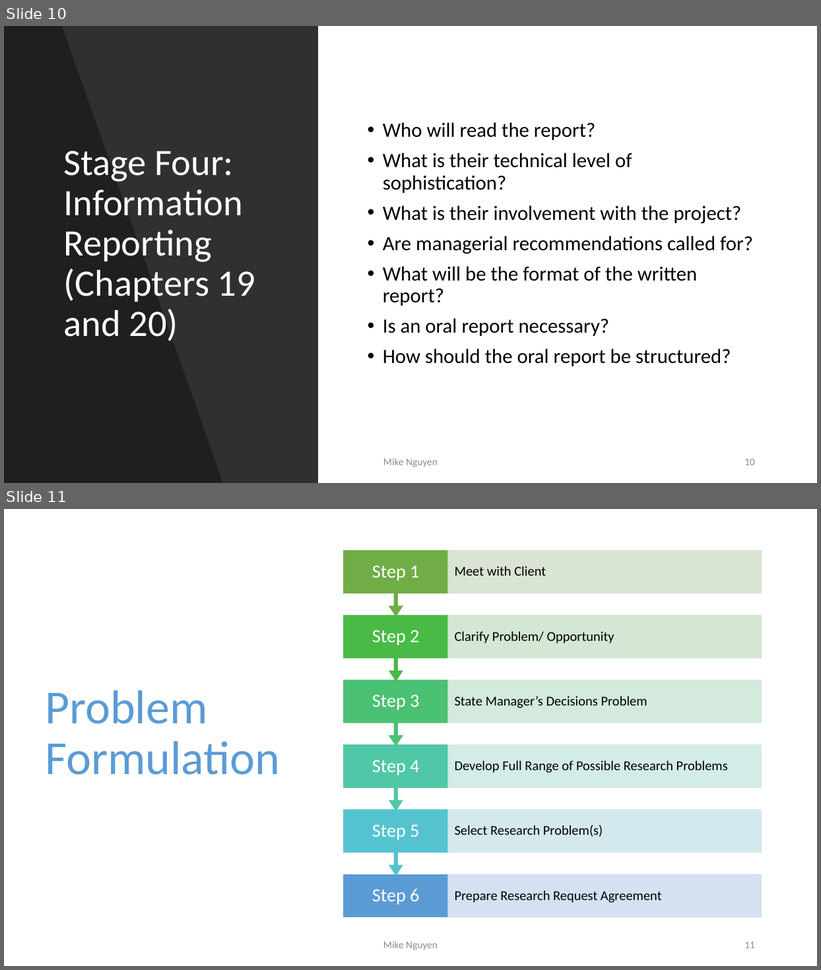
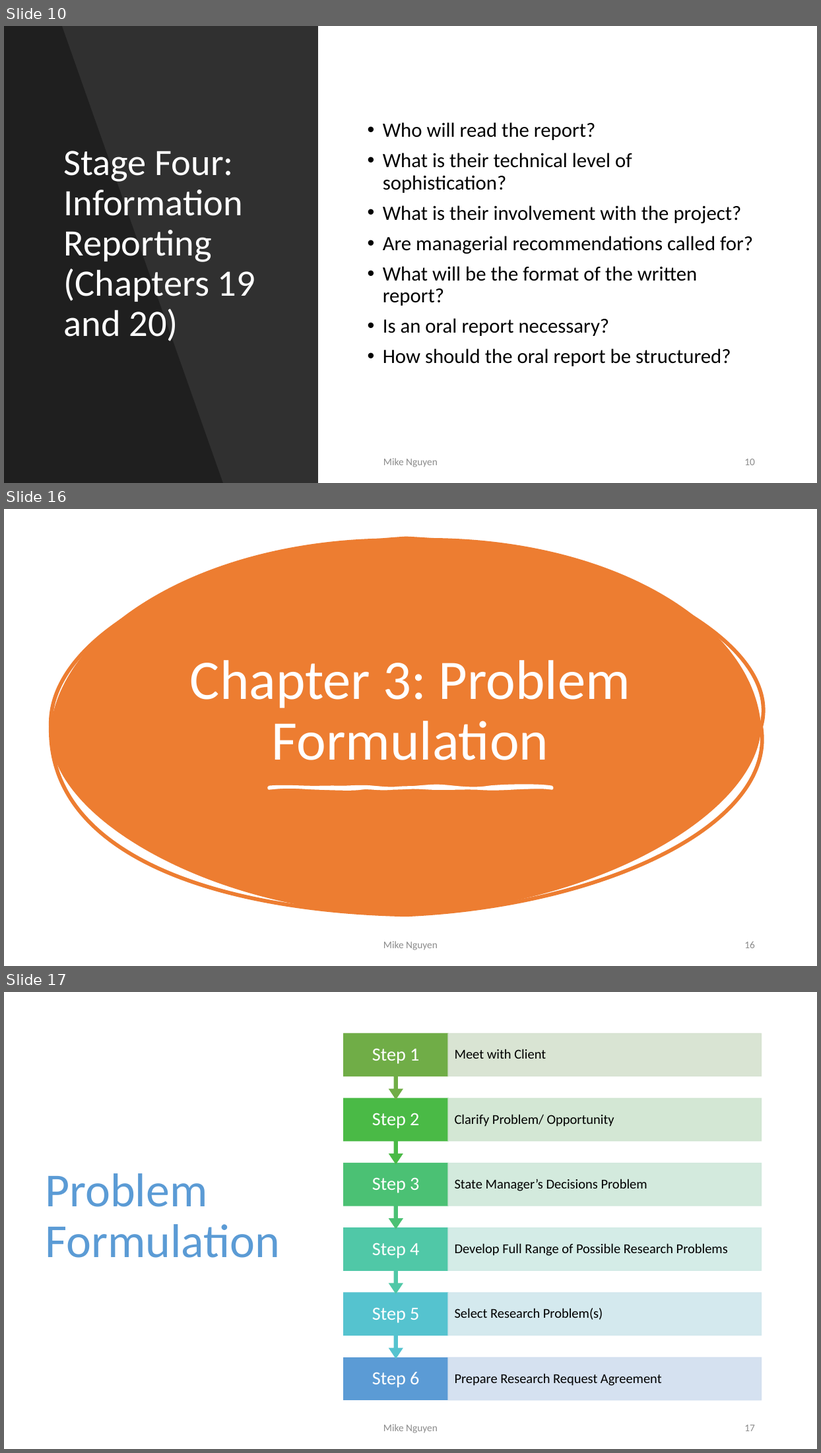
Before and after one commit to mikenguyen13/mar4050, a slide deck: lectures/1/2_Marketing Research Process.pptx. Shown one above the other, each under a label of ours: slides 10 and 11 before the commit, slides 10, 16 and 17 after it; the slides between them are not shown. The pictures are 821x970 and 821x1453 pixels, drawn with LibreOffice and Linux fonts; fonts in the diff are those of the drawing. Boxes give left, top, right and bottom in pixels: in the first picture for what was removed or moved away, otherwise in the second. Text is boxed around its words. In the diff, an @@ line names an element or a change of style, - is before the commit and + after.

```diff
--- a/lectures/1/2_Marketing Research Process.pptx
+++ b/lectures/1/2_Marketing Research Process.pptx
@@ slide 16 added at [4,509,817,966], background #FFFFFF @@
@@ freeform shape added at [51,539,761,916], fill #ED7D31, outline #ED7D31 4.5 pt @@
@@ title added at [190,660,630,760], 66 pt, text #FFFFFF @@
+Chapter 3: Problem Formulation
@@ freeform shape added at [269,787,552,788], fill #FFFFFF, outline #FFFFFF 3.25 pt @@
@@ text added at [384,941,438,951], 12 pt, text #8C8C8C @@
+Mike Nguyen
@@ page number added at [745,941,755,949], 12 pt, text #8C8C8C @@
+16
@@ what was slide 11 is now slide 17 @@
@@ page number at [745,1425,755,1432]: text changed @@
-11
+17
```
Also in this commit, not shown: 7 slides changed, 5 other slides added, 9 other files.
